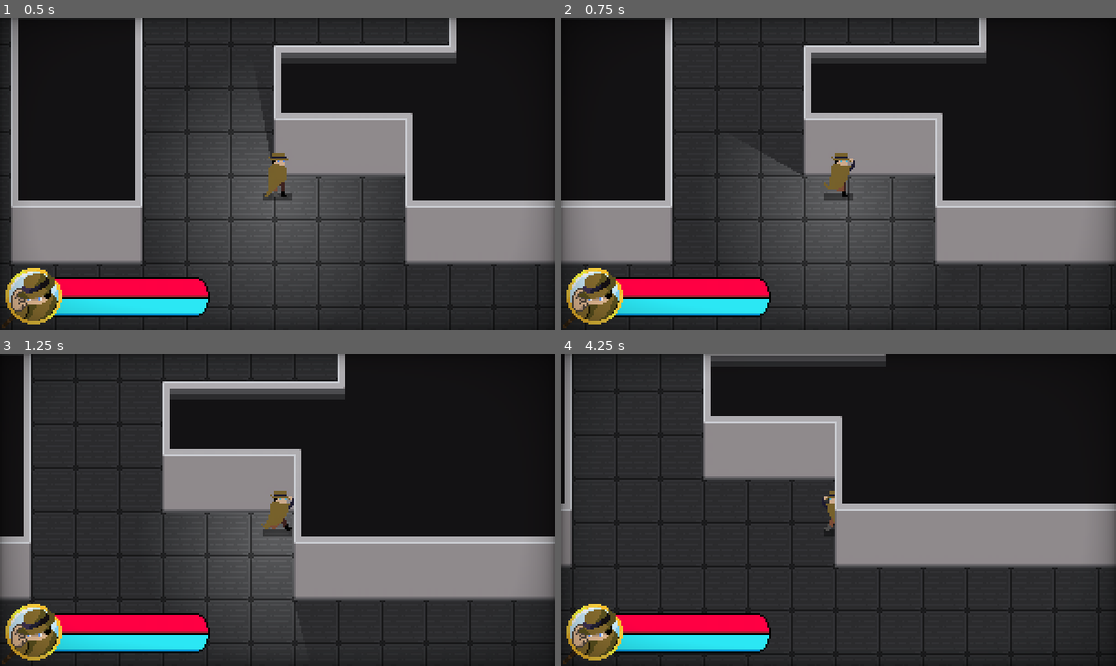
Above: before the commit, frames 1-4 (two rows, left to right).
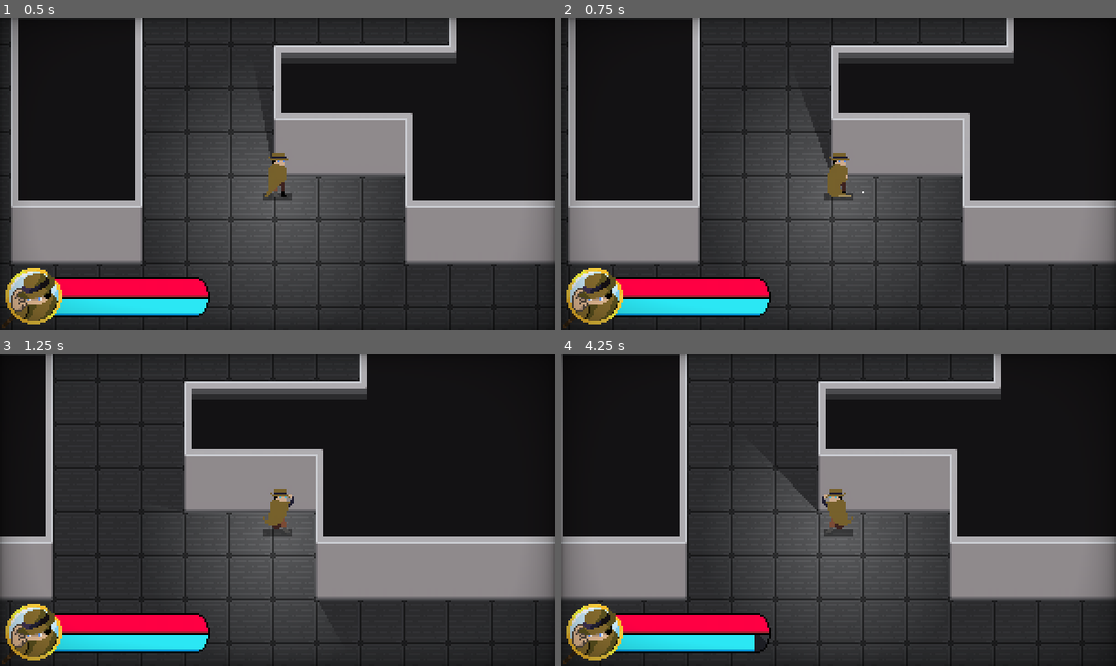
Above: after the commit, the same moments.

Repository: Cabidge/SGD1
Game: Godot game, scene res://assets/Main.tscn
Same seed, same stepped clock (60 frames per second), same inputs: the game is played once before the commit and once after it. The engine's default icon, where the game draws it, is replaced by a stand-in: a white triangle on a blue panel in a dark square.
Inputs (mouse positions are in pixels of both pictures, inside the frame that each line leads up to):
- Up to frame 1 (0.5 s): no input
- Up to frame 2 (0.75 s): tap Enter at 0.5 s; move the mouse to (960, 158) at 0.52 s; press the mouse at (960, 158) at 0.53 s; hold D (move_right) from 0.53 s (still down)
- Up to frame 3 (1.25 s): keep holding D (move_right)
- Up to frame 4 (4.25 s): move the mouse to (727, 525) at 1.27 s; release D (move_right) at 1.28 s; release the mouse at (727, 525) at 1.28 s; hold S (move_down) 1.28-2.03 s; right-click (727, 525) at 1.35 s; move the mouse to (894, 441) at 2.02 s; press the mouse at (894, 441) at 2.03 s; hold D (move_right) 2.03-2.78 s; move the mouse to (810, 572) at 2.77 s; release the mouse at (810, 572) at 2.78 s; hold W (move_up) 2.78-3.53 s; right-click (810, 572) at 2.85 s; move the mouse to (1005, 556) at 3.52 s; press the mouse at (1005, 556) at 3.53 s; hold A (move_left) from 3.53 s (still down)

Frame 1 is identical in both runs. In frame 2, 14% of the frame differs, in the area x 0-92%, y 0-99%; in frame 3, 9.9%; in frame 4, 48%, in the area x 0-100%, y 0-98%.

Commit message:
Fixed UI canceling input handling

Diff:
--- a/assets/Main.tscn
+++ b/assets/Main.tscn
@@ -298,6 +298,7 @@
 margin_top = -85.5
 margin_right = 152.0
 margin_bottom = 85.5
+mouse_filter = 2
 script = ExtResource( 3 )
 __meta__ = {
 "_edit_use_anchors_": false
@@ -310,6 +311,7 @@
 margin_top = -36.0
 margin_right = 116.0
 margin_bottom = -1.0
+mouse_filter = 2
 script = ExtResource( 8 )
 __meta__ = {
 "_edit_use_anchors_": false
@@ -320,6 +322,7 @@
 margin_top = 6.0
 margin_right = 114.0
 margin_bottom = 46.0
+mouse_filter = 2
 texture = ExtResource( 9 )
 __meta__ = {
 "_edit_use_anchors_": false
@@ -330,6 +333,7 @@
 margin_top = 6.0
 margin_right = 114.0
 margin_bottom = 30.0
+mouse_filter = 2
 value = 100.0
 texture_progress = ExtResource( 11 )
 __meta__ = {
@@ -341,6 +345,7 @@
 margin_top = 6.0
 margin_right = 114.0
 margin_bottom = 30.0
+mouse_filter = 2
 value = 100.0
 texture_progress = ExtResource( 10 )
 __meta__ = {
@@ -352,6 +357,7 @@
 margin_top = 6.0
 margin_right = 114.0
 margin_bottom = 30.0
+mouse_filter = 2
 value = 100.0
 texture_progress = ExtResource( 13 )
 __meta__ = {
@@ -363,6 +369,7 @@
 margin_top = 6.0
 margin_right = 114.0
 margin_bottom = 30.0
+mouse_filter = 2
 value = 100.0
 texture_progress = ExtResource( 12 )
 __meta__ = {
@@ -372,6 +379,7 @@
 [node name="Portrait" type="TextureProgress" parent="CanvasLayer/UI/Vitals"]
 margin_right = 35.0
 margin_bottom = 35.0
+mouse_filter = 2
 step = 0.01
 texture_under = ExtResource( 7 )
 texture_progress = ExtResource( 6 )
